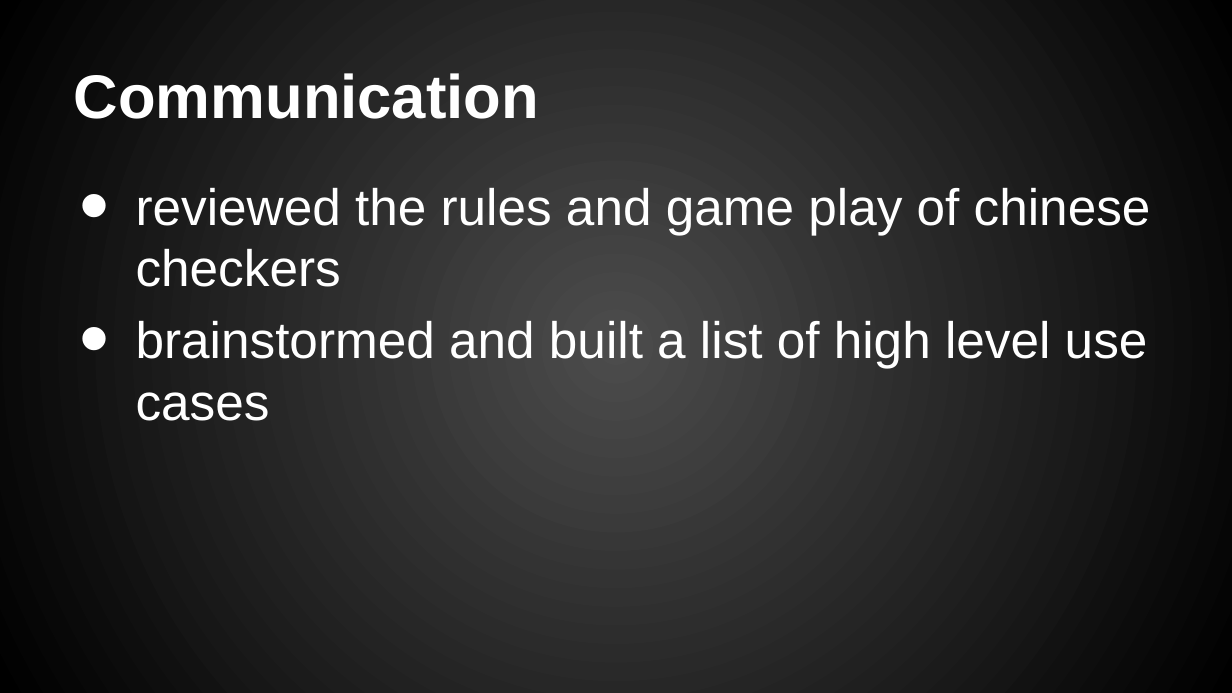
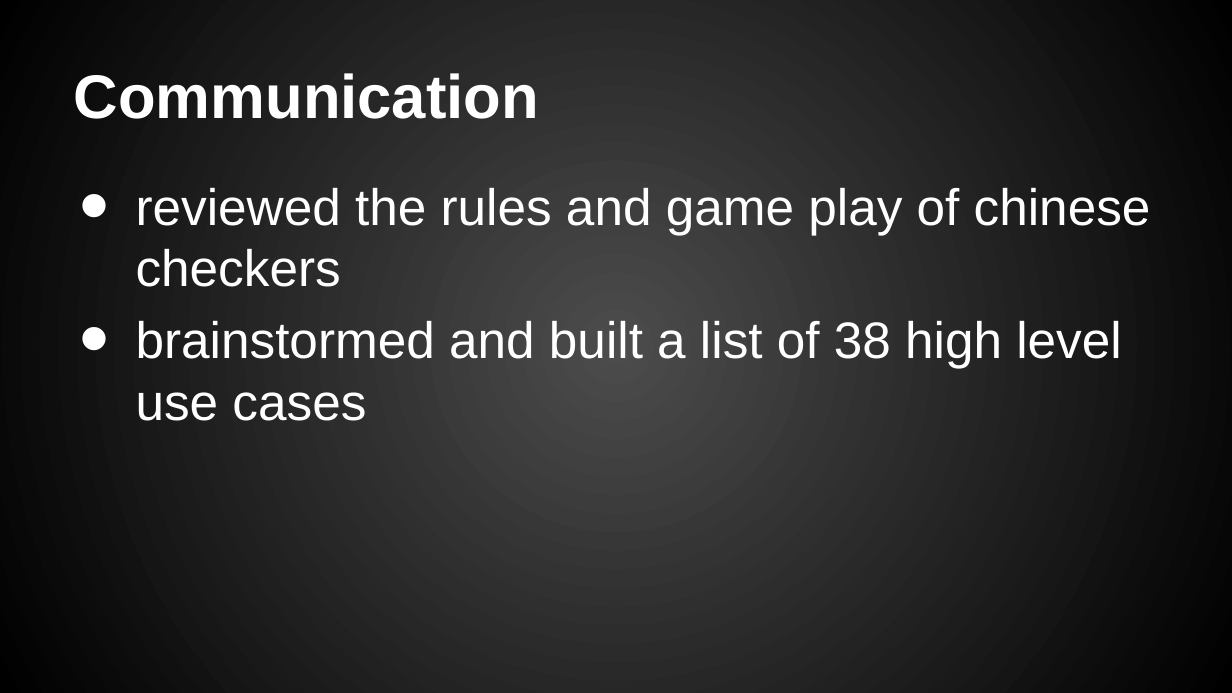
Before and after one commit to chriskdon/chinese-checkers, a slide deck: slide 4 of project-management/Presentations/Chinese Checkers - Iteration #1.pptx. Drawn at 1232x693 pixels with LibreOffice and Linux fonts; fonts in the diff are those of the drawing; background and template pictures are left out. Boxes give left, top, right and bottom in pixels: in the first picture for what was removed or moved away, otherwise in the second. Text is boxed around its words. In the diff, an @@ line names an element or a change of style, - is before the commit and + after.

```diff
--- a/project-management/Presentations/Chinese Checkers - Iteration #1.pptx
+++ b/project-management/Presentations/Chinese Checkers - Iteration #1.pptx
@@ text at [136, 320, 1122, 421]: text changed @@
-• brainstormed and built a list of high level use cases
+• brainstormed and built a list of 38 high level use cases
```
Also in this commit, not shown: 2 other slides changed, 5 slides added, 1 slide removed, 1 other file.
